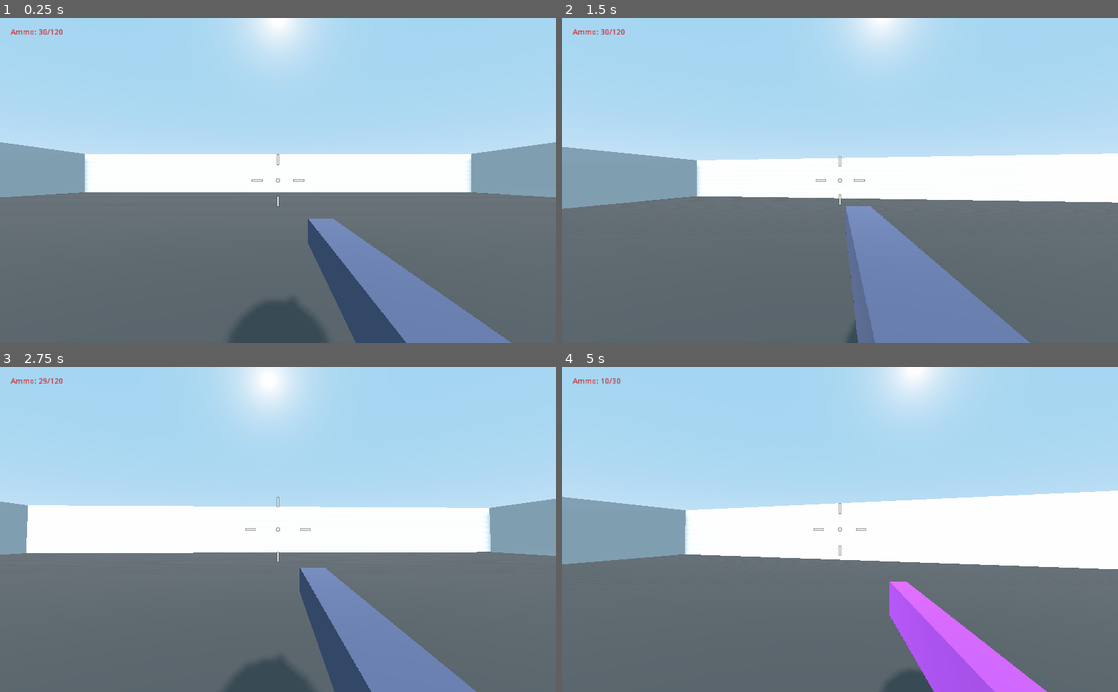
Above: before the commit, frames 1-4 (two rows, left to right).
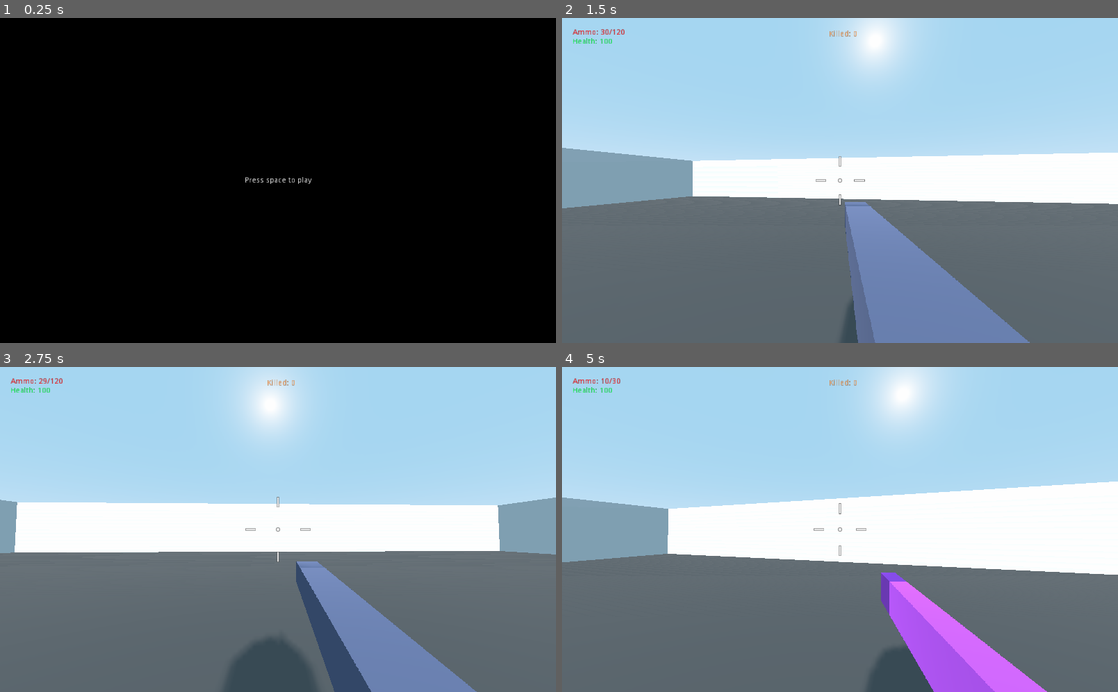
Above: after the commit, the same moments.

Repository: cedmundo/tutorial-fps
Game: Godot game, scene res://Main.tscn
The game is run twice, just before and just after one commit, with the same random seed, the same clock (stepped at 60 frames per second) and the same inputs.
Inputs (mouse positions are in pixels of both pictures, inside the frame that each line leads up to):
- Up to frame 1 (0.25 s): no input
- Up to frame 2 (1.5 s): tap Space (jump) at 0.5, 0.6, 0.77, 1.07 s; move the mouse to (867, 180) at 0.52 s; hold W (forward) from 0.53 s (still down); move the mouse to (812, 180) at 1.27 s; right-click (812, 180) at 1.35 s
- Up to frame 3 (2.75 s): keep holding W (forward); tap Space (jump) at 1.52, 1.55, 1.82, 2.3 s; move the mouse to (289, 523) at 2.02 s; click (289, 523) at 2.1 s
- Up to frame 4 (5 s): keep holding W (forward); move the mouse to (834, 536) at 2.77 s; tap Shift (sprint) at 2.85 s; tap Space (jump) at 3.02, 3.05, 3.32, 3.77, 3.8, 4.07, 4.52, 4.55, 4.82 s; move the mouse to (878, 532) at 3.52 s; tap 1 (switch_weapon_1) at 3.6 s; tap R (reload) at 4.15 s; move the mouse to (795, 526) at 4.27 s; tap 2 (switch_weapon_2) at 4.35 s

The runs differ from the first frame. In frame 1, 100% of the frame differs, in the area x 0-100%, y 0-100%; in frame 2, 1.3%; in frame 3, 3.3%; in frame 4, 4.3%.

Commit message:
Add game cycle and game state for losing

Diff:
--- a/Enemies.gd
+++ b/Enemies.gd
@@ -1,6 +1,6 @@
 extends Spatial
 
-export(bool) var is_spawning = true
+export(bool) var is_spawning = false
 export(Array, int) var wave_sizes : Array
 export(NodePath) var player_path : NodePath
 
--- a/Enemy.gd
+++ b/Enemy.gd
@@ -5,9 +5,14 @@
 export(float) var proximity_speed = 25.0
 export(float) var gravity = 9.8
 export(float) var attack_range = 3.0
+export(float) var damage = 10.0
+export(float) var damage_cooldown_secs = 2.0
 
 onready var health = max_health
 onready var reach_ray = $ReachRay
+onready var damage_cooldown_timer : SceneTreeTimer = (
+	get_tree().create_timer(0.0)
+)
 
 var target
 var velocity : Vector3
@@ -19,6 +24,7 @@
 	health -= amount
 	if health <= 0:
 		health = 0
+		target.killed_units += 1
 		queue_free()
 
 	print(name, " ouch ... ", health)
@@ -47,7 +53,12 @@
 	var enemy_position = global_transform.origin
 	var direction = target_position - enemy_position
 	if direction.length() < attack_range:
-		print(name, " in attack range")
+		if damage_cooldown_timer.time_left <= 0.0:
+			damage_cooldown_timer = get_tree().create_timer(
+				damage_cooldown_secs
+			)
+			target.health -= damage
+
 		velocity = Vector3.ZERO
 	else:
 		velocity = direction * speed * delta
--- /dev/null
+++ b/Main.gd
@@ -0,0 +1,55 @@
+extends Spatial
+
+enum GameState {
+	ON_TITLE,
+	PLAYING
+}
+
+onready var player = $Player
+onready var enemies = $Enemies
+onready var title = $Title
+onready var last_score_label = $Title/LastScoreLabel
+
+var state = GameState.ON_TITLE
+
+func _process(_delta):
+	if state == GameState.ON_TITLE:
+		_process_on_title()
+	elif state == GameState.PLAYING:
+		_process_playing()
+
+func _process_on_title():
+	if Input.is_action_just_pressed("jump"):
+		# Reset player
+		player.health = player.default_health
+		player.ammo = player.default_ammo
+		player.global_transform.origin = Vector3(0, 2, 0)
+		player.killed_units = 0
+		player.is_alive = true
+
+		# Reset enemies
+		enemies.is_spawning = true
+		enemies.current_wave = 0
+
+		# Hide title
+		title.visible = false
+
+		# Set new state
+		state = GameState.PLAYING
+
+	if player.killed_units > 0:
+		last_score_label.text = "Last score: %d" % [player.killed_units]
+
+
+func _process_playing():
+	if not player.is_alive:
+		# Clean enemies
+		enemies.is_spawning = false
+		for child in enemies.get_children():
+			child.queue_free()
+
+		# Show title
+		title.visible = true
+
+		# Set new state
+		state = GameState.ON_TITLE
--- a/Main.tscn
+++ b/Main.tscn
@@ -1,12 +1,14 @@
-[gd_scene load_steps=4 format=2]
+[gd_scene load_steps=5 format=2]
 
 [ext_resource path="res://Player.tscn" type="PackedScene" id=1]
+[ext_resource path="res://Main.gd" type="Script" id=2]
 [ext_resource path="res://Enemies.gd" type="Script" id=3]
 
 [sub_resource type="SpatialMaterial" id=1]
 albedo_color = Color( 0.34902, 0.34902, 0.34902, 1 )
 
 [node name="Main" type="Spatial"]
+script = ExtResource( 2 )
 
 [node name="Map" type="CSGCombiner" parent="."]
 use_collision = true
@@ -52,3 +54,40 @@
 [node name="DirectionalLight" type="DirectionalLight" parent="."]
 transform = Transform( 1, 0, 0, 0, 0.83907, 0.544024, 0, -0.544024, 0.83907, 0, 12.6617, 12.2597 )
 shadow_enabled = true
+
+[node name="Title" type="ColorRect" parent="."]
+anchor_right = 1.0
+anchor_bottom = 1.0
+color = Color( 0, 0, 0, 1 )
+__meta__ = {
+"_edit_use_anchors_": false
+}
+
+[node name="InstructionsLabel" type="Label" parent="Title"]
+anchor_left = 0.5
+anchor_top = 0.5
+anchor_right = 0.5
+anchor_bottom = 0.5
+margin_left = -76.5
+margin_top = -7.0
+margin_right = 76.5
+margin_bottom = 7.0
+text = "Press space to play"
+align = 1
+__meta__ = {
+"_edit_use_anchors_": false
+}
+
+[node name="LastScoreLabel" type="Label" parent="Title"]
+anchor_left = 0.5
+anchor_top = 0.5
+anchor_right = 0.5
+anchor_bottom = 0.5
+margin_left = -76.5
+margin_top = 12.0
+margin_right = 76.5
+margin_bottom = 26.0
+align = 1
+__meta__ = {
+"_edit_use_anchors_": false
+}
--- a/Player.gd
+++ b/Player.gd
@@ -17,6 +17,7 @@
 export(float) var sprinting_accuracy = 10.0
 export(float) var accuracy_change_speed = 15.0
 export(Array, int) var default_ammo = [120, 30, 5]
+export(float) var default_health = 100.0
 export(NodePath) var default_weapon_path : NodePath
 export(NodePath) var weapon_1_path : NodePath
 export(NodePath) var weapon_2_path : NodePath
@@ -28,17 +29,22 @@
 var snap = Vector3.ZERO
 var target_accuracy : float
 var accuracy : float
+var is_alive : bool = true
 var ammo : Array = default_ammo
+var killed_units : int = 0
 var weapon
 
 onready var camera = $Camera
 onready var weapon_camera = $Camera/WeaponViewport/Viewport/WeaponCamera
 onready var aim_ray = $Camera/AimRay
 onready var crosshair = $Crosshair
+onready var health_label = $HealthLabel
+onready var score_label = $ScoreLabel
 onready var weapon_1 = get_node(weapon_1_path)
 onready var weapon_2 = get_node(weapon_2_path)
 onready var weapon_3 = get_node(weapon_3_path)
 onready var weapon_4 = get_node(weapon_4_path)
+onready var health : float = default_health
 
 func _ready():
 	Input.set_mouse_mode(Input.MOUSE_MODE_CAPTURED)
@@ -46,6 +52,9 @@
 	_enable_weapon(get_node(default_weapon_path))
 
 func _input(event):
+	if not is_alive:
+		return
+
 	if event is InputEventMouseMotion:
 		var coords = -event.get_relative()
 		rotate_y(deg2rad(coords.x * horizontal_sensibility))
@@ -60,6 +69,15 @@
 		Input.set_mouse_mode(Input.MOUSE_MODE_VISIBLE)
 
 func _process(delta):
+	if not is_alive:
+		return
+
+	if health <= 0.0:
+		is_alive = false
+		return
+
+	health_label.text = "Health: %d" % [health]
+	score_label.text = "Killed: %d" % [killed_units]
 	weapon_camera.global_transform = camera.global_transform
 
 	# Visualize the accuracy
@@ -80,6 +98,9 @@
 		_enable_weapon(weapon_4)
 
 func _physics_process(delta):
+	if not is_alive:
+		return
+
 	var input_strength : Vector2 = Vector2.ZERO
 	input_strength.x = (
 		Input.get_action_strength("right") -
--- a/Player.tscn
+++ b/Player.tscn
@@ -34,6 +34,8 @@
 [node name="Camera" type="Camera" parent="."]
 transform = Transform( 1, 0, 0, 0, 1, 0, 0, 0, 1, 0, 1.20406, 0 )
 cull_mask = 1048573
+fov = 80.0
+far = 300.0
 
 [node name="Weapons" type="Spatial" parent="Camera"]
 
@@ -161,3 +163,28 @@
 __meta__ = {
 "_edit_use_anchors_": false
 }
+
+[node name="HealthLabel" type="Label" parent="."]
+margin_left = 19.0
+margin_top = 37.0
+margin_right = 59.0
+margin_bottom = 51.0
+custom_colors/font_color = Color( 0, 1, 0.231373, 1 )
+text = "100"
+__meta__ = {
+"_edit_use_anchors_": false
+}
+
+[node name="ScoreLabel" type="Label" parent="."]
+anchor_left = 0.5
+anchor_right = 0.5
+margin_left = -20.0
+margin_top = 23.0
+margin_right = 20.0
+margin_bottom = 37.0
+custom_colors/font_color = Color( 1, 0.560784, 0.223529, 1 )
+text = "0"
+align = 1
+__meta__ = {
+"_edit_use_anchors_": false
+}
